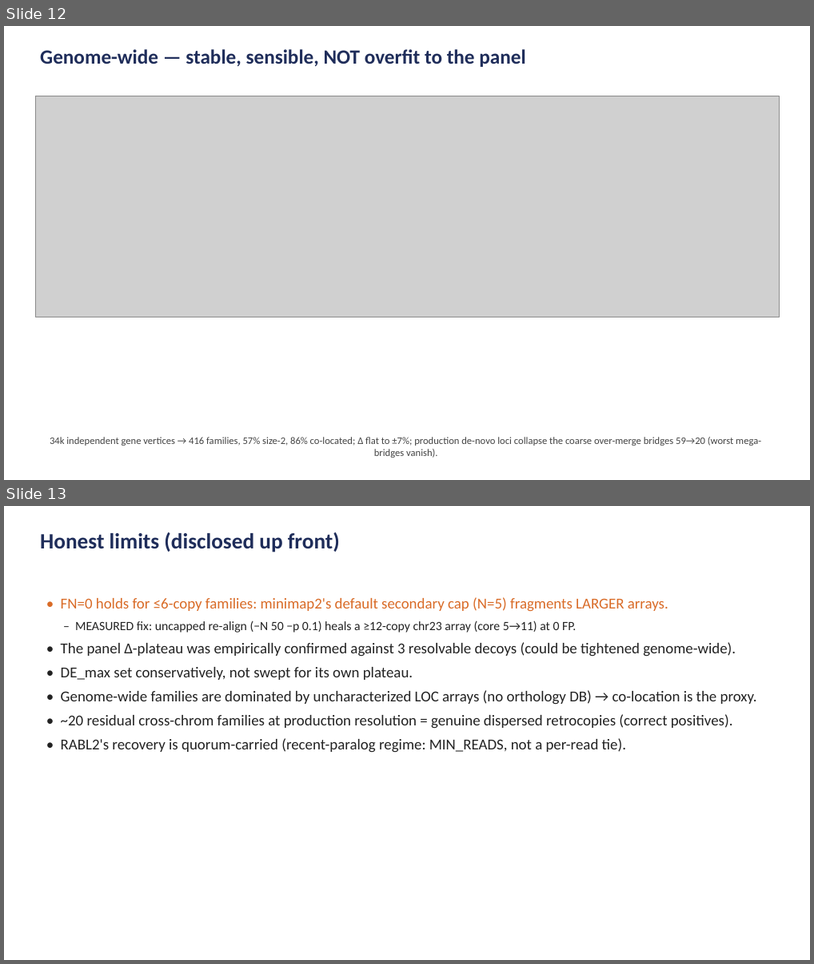
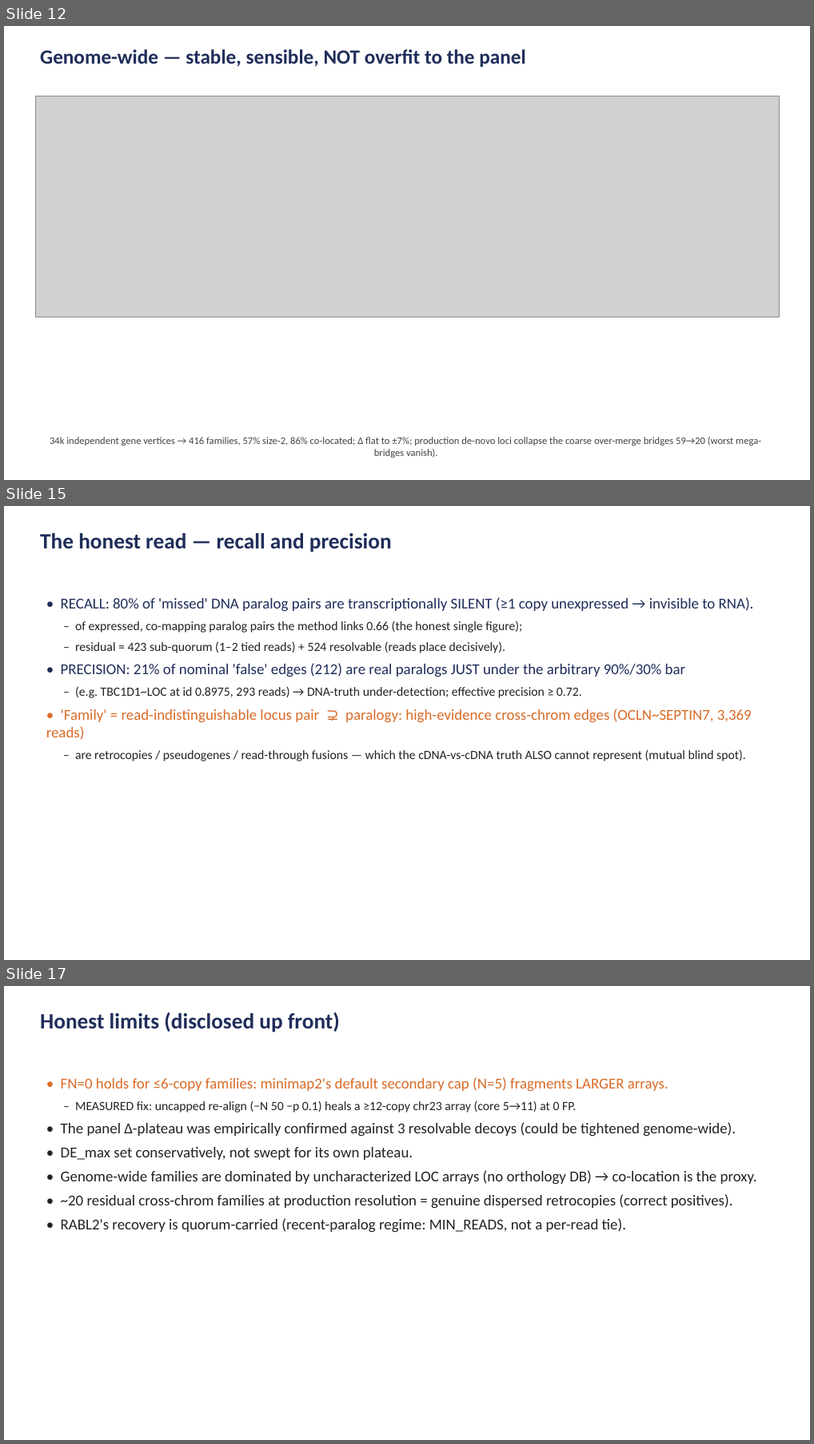
Before and after one commit to juanfraitu1/Rustle, a slide deck: bench/family_definition_slides.pptx. Shown one above the other, each under a label of ours: slides 12 and 13 before the commit, slides 12, 15 and 17 after it; the slides between them are not shown. The pictures are 814x964 and 814x1444 pixels, drawn with LibreOffice and Linux fonts; fonts in the diff are those of the drawing; grey boxes stand for pictures. Boxes give left, top, right and bottom in pixels: in the first picture for what was removed or moved away, otherwise in the second. Text is boxed around its words. In the diff, an @@ line names an element or a change of style, - is before the commit and + after.

```diff
--- a/bench/family_definition_slides.pptx
+++ b/bench/family_definition_slides.pptx
@@ slide 15 added at box(4, 506, 810, 960), background #FFFFFF @@
@@ text added at box(40, 533, 392, 552), 26 pt, text #1F2D5A, bold @@
+The honest read — recall and precision
@@ text added at box(46, 597, 754, 761), 15 pt, text #222222 @@
+• RECALL: 80% of 'missed' DNA paralog pairs are transcriptionally SILENT (≥1 copy unexpressed → invisible to RNA).
+– of expressed, co-mapping paralog pairs the method links 0.66 (the honest single figure);
+– residual = 423 sub-quorum (1–2 tied reads) + 524 resolvable (reads place decisively).
+• PRECISION: 21% of nominal 'false' edges (212) are real paralogs JUST under the arbitrary 90%/30% bar
+– (e.g. TBC1D1~LOC at id 0.8975, 293 reads) → DNA-truth under-detection; effective precision ≥ 0.72.
+• 'Family' = read-indistinguishable locus pair ⊋ paralogy: high-evidence cross-chrom edges (OCLN~SEPTIN7, 3,369 reads)
+– are retrocopies / pseudogenes / read-through fusions — which the cDNA-vs-cDNA truth ALSO cannot represent (mutual blind spot).
@@ what was slide 13 is now slide 17 @@
```
Also in this commit, not shown: 3 other slides added, 8 other files.
